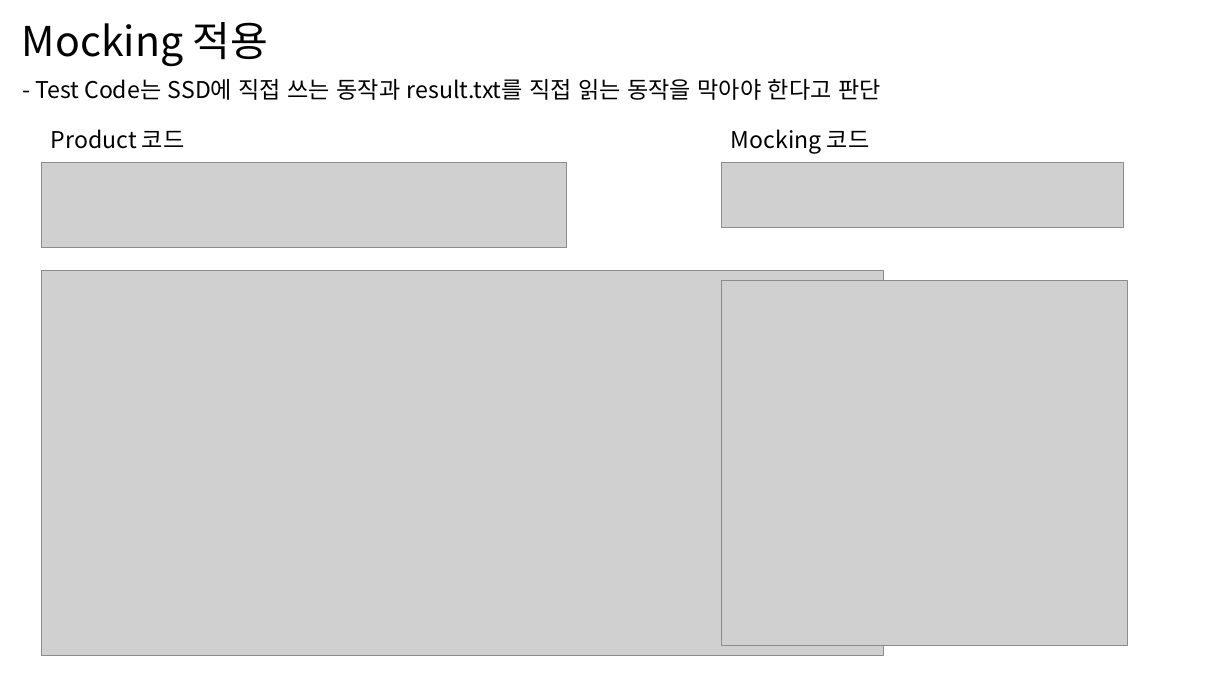
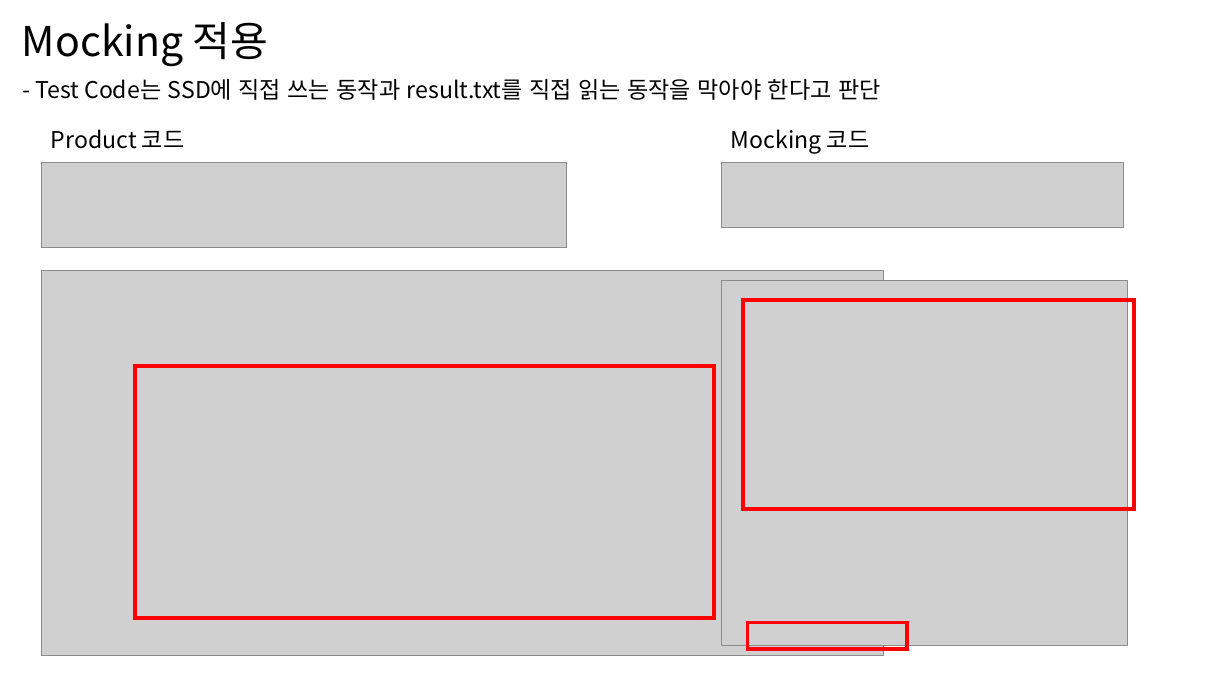
Before and after one commit to hy-ra-na/presentation_Americano, a slide deck: slide 1 of hyeonjin_file.pptx. Drawn at 1232x693 pixels with LibreOffice and Linux fonts; fonts in the diff are those of the drawing; grey boxes stand for pictures. Boxes give left, top, right and bottom in pixels: in the first picture for what was removed or moved away, otherwise in the second. Text is boxed around its words. In the diff, an @@ line names an element or a change of style, - is before the commit and + after.

```diff
--- a/hyeonjin_file.pptx
+++ b/hyeonjin_file.pptx
@@ rectangle added at [743, 300, 1134, 509], outline #FF0000 3 pt @@
@@ rectangle added at [136, 366, 714, 618], outline #FF0000 3 pt @@
@@ rectangle added at [748, 623, 908, 649], outline #FF0000 3 pt @@
```
